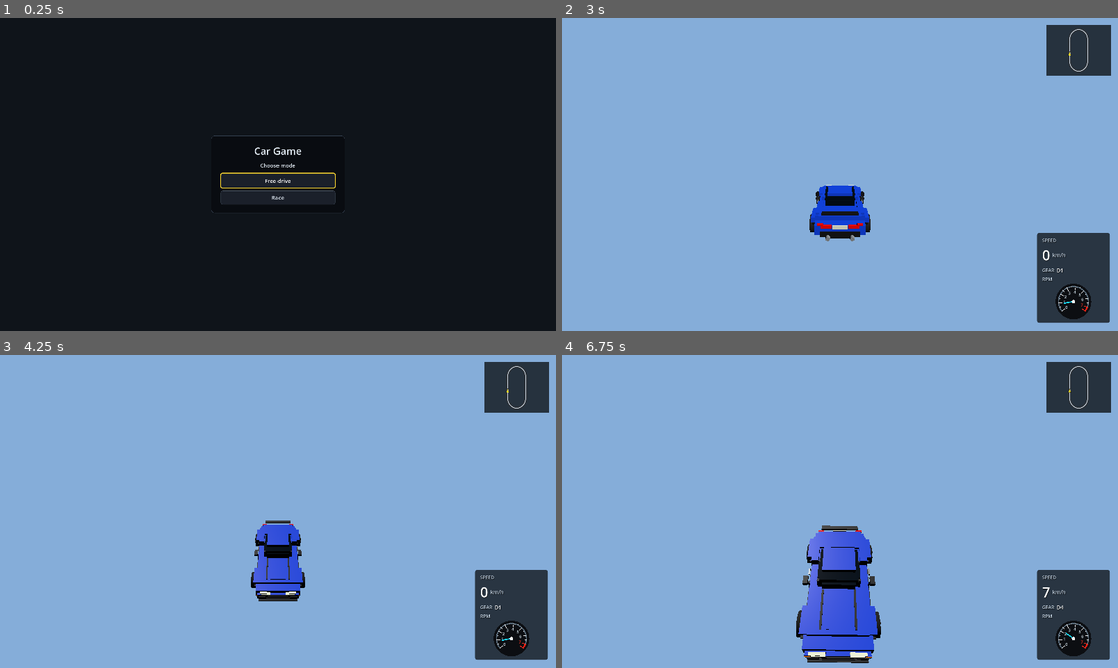
Above: before the commit, frames 1-4 (two rows, left to right).
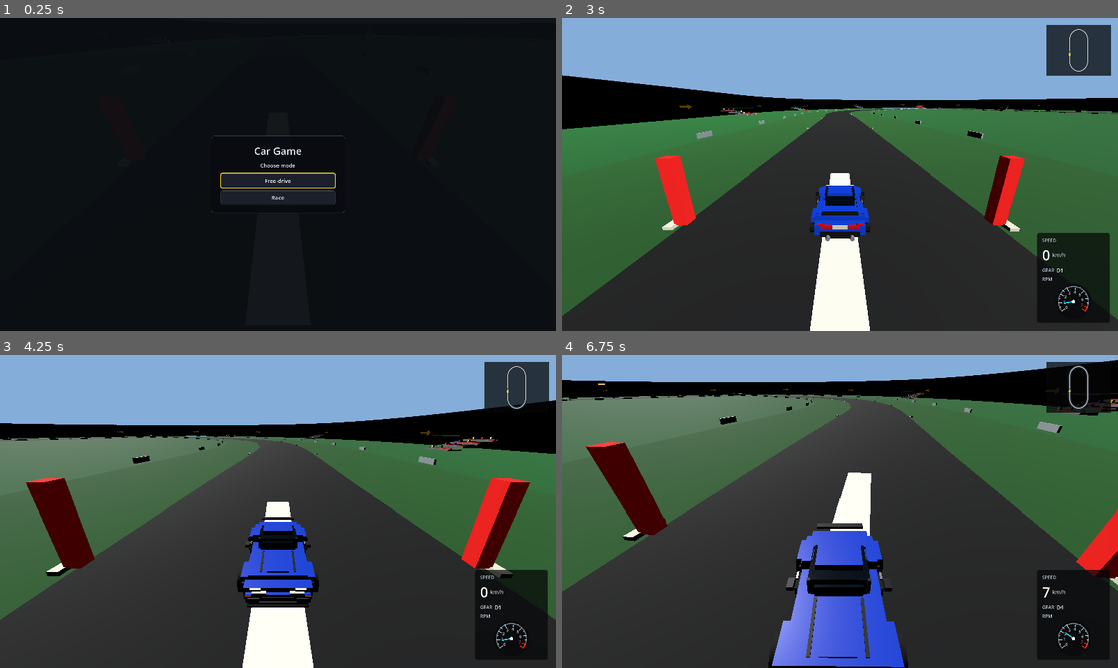
Above: after the commit, the same moments.

Repository: Dziuras98/car-game
Game: Godot game, scene res://scenes/startup.tscn
Two runs of this game, one before a commit and one after it. Both use one fixed random seed, a clock stepped at 60 frames per second and the inputs below.
Inputs:
- Up to frame 1 (0.25 s): no input
- Up to frame 2 (3 s): click "Free drive" at 0.5 s; click "Prosty owal" at 1.25 s; click "Nissan 370Z" at 2 s; click "370Z automat" at 2.75 s
- Up to frame 3 (4.25 s): hold Right (steer-right) from 3.53 s (still down); hold C (camera-back) from 3.53 s (still down)
- Up to frame 4 (6.75 s): release Right (steer-right) at 4.28 s; release C (camera-back) at 4.28 s; hold Down (brake) 4.28-5.03 s; tap T (switch-car) at 4.35, 5.85 s; hold Right (steer-right) 5.03-5.78 s; hold C (camera-back) 5.03-5.78 s; hold Up (accelerate) 5.78-6.53 s; hold Left (steer-left) from 6.53 s (still down); hold C (camera-back) from 6.53 s (still down)

The runs differ from the first frame. In frame 2, 73% of the frame differs, in the area x 0-100%, y 18-100%; in frame 3, 78%; in frame 4, 89%, in the area x 0-100%, y 1-100%.
Error before the commit: Invalid call. Nonexistent function 'clear' in base 'RefCounted (TrackGeneratedContentRoot)'. (res://scripts/race/generated_track.gd:69)

Commit message:
Stage generated track content before commit

Diff:
--- a/scripts/race/generated_track.gd
+++ b/scripts/race/generated_track.gd
@@ -55,47 +55,67 @@
 	_rebuild_track(false)
 
 
-func _rebuild_track(force: bool = false) -> void:
+func _rebuild_track(force: bool = false) -> bool:
 	if not is_inside_tree() or track_layout == null or not track_layout.is_valid():
-		return
+		return false
 
 	var generation_signature: int = _get_generation_signature()
 	if not force and _has_generation_signature and generation_signature == _last_generation_signature:
-		return
+		return true
 
 	_ensure_builders()
 	var config: TrackGenerationConfig = _build_track_generation_config()
-	_geometry = _layout_builder.build(config)
-	var generated_content: Node3D = _content_root.clear(self)
-
+	var next_geometry: TrackGeometryData = _layout_builder.build(config)
+	if next_geometry == null:
+		push_error("GeneratedTrack layout generation failed; keeping the previous generated content.")
+		return false
+
+	var staged_content: Node3D = _content_root.create_staging_container()
 	var generated_meshes: TrackGeneratedMeshes = _surface_builder.build_surfaces(
-		generated_content,
-		_geometry,
+		staged_content,
+		next_geometry,
 		_material_factory,
 		config
 	)
-	_collision_builder.build_collisions(generated_content, _geometry, config, generated_meshes)
-	_marker_builder.build_markers(generated_content, _geometry, _material_factory, config)
-	_barrier_builder.build_barriers(generated_content, _geometry, _material_factory, config)
-	_decoration_builder.build_decorations(generated_content, _geometry, _material_factory, config)
-	_checkpoint_gates = _checkpoint_builder.build(
-		generated_content,
-		_geometry,
+	if generated_meshes == null:
+		staged_content.free()
+		push_error("GeneratedTrack surface generation failed; keeping the previous generated content.")
+		return false
+
+	_collision_builder.build_collisions(staged_content, next_geometry, config, generated_meshes)
+	_marker_builder.build_markers(staged_content, next_geometry, _material_factory, config)
+	_barrier_builder.build_barriers(staged_content, next_geometry, _material_factory, config)
+	_decoration_builder.build_decorations(staged_content, next_geometry, _material_factory, config)
+	var next_checkpoint_gates: Array[TrackCheckpointGate] = _checkpoint_builder.build(
+		staged_content,
+		next_geometry,
 		track_layout,
 		Callable(self, "_on_checkpoint_gate_crossed")
 	)
-
+	if next_checkpoint_gates.size() != track_layout.get_checkpoint_gate_count():
+		staged_content.free()
+		push_error("GeneratedTrack checkpoint generation failed; keeping the previous generated content.")
+		return false
+
+	if _content_root.commit(self, staged_content) == null:
+		staged_content.free()
+		push_error("GeneratedTrack could not commit generated content; keeping the previous generated content.")
+		return false
+
+	_geometry = next_geometry
+	_checkpoint_gates = next_checkpoint_gates
 	_last_generation_signature = generation_signature
 	_has_generation_signature = true
 	_rebuild_count += 1
 	geometry_rebuilt.emit(_rebuild_count)
+	return true
 
 
 func get_racing_line_points() -> Array[Vector3]:
 	if _geometry == null:
 		_ensure_builders()
 		_geometry = _layout_builder.build(_build_track_generation_config())
-	return _geometry.get_racing_line_points_array()
+	return _geometry.get_racing_line_points_array() if _geometry != null else []
 
 
 func get_track_layout() -> TrackLayoutResource:
